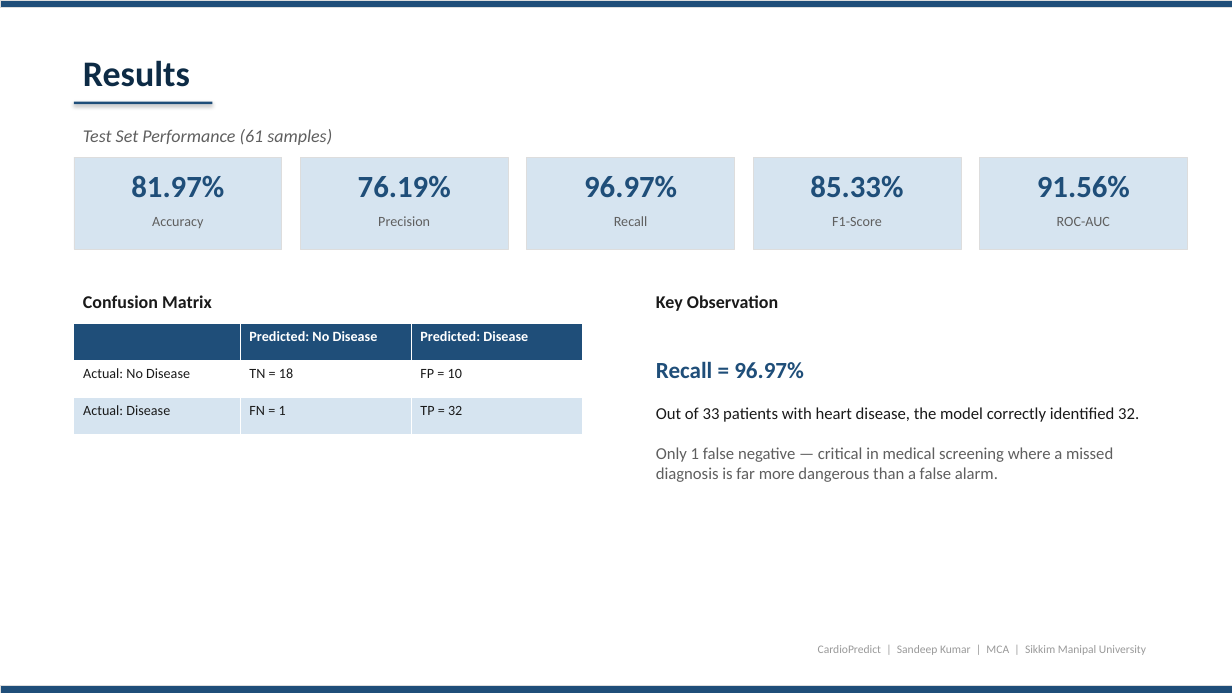
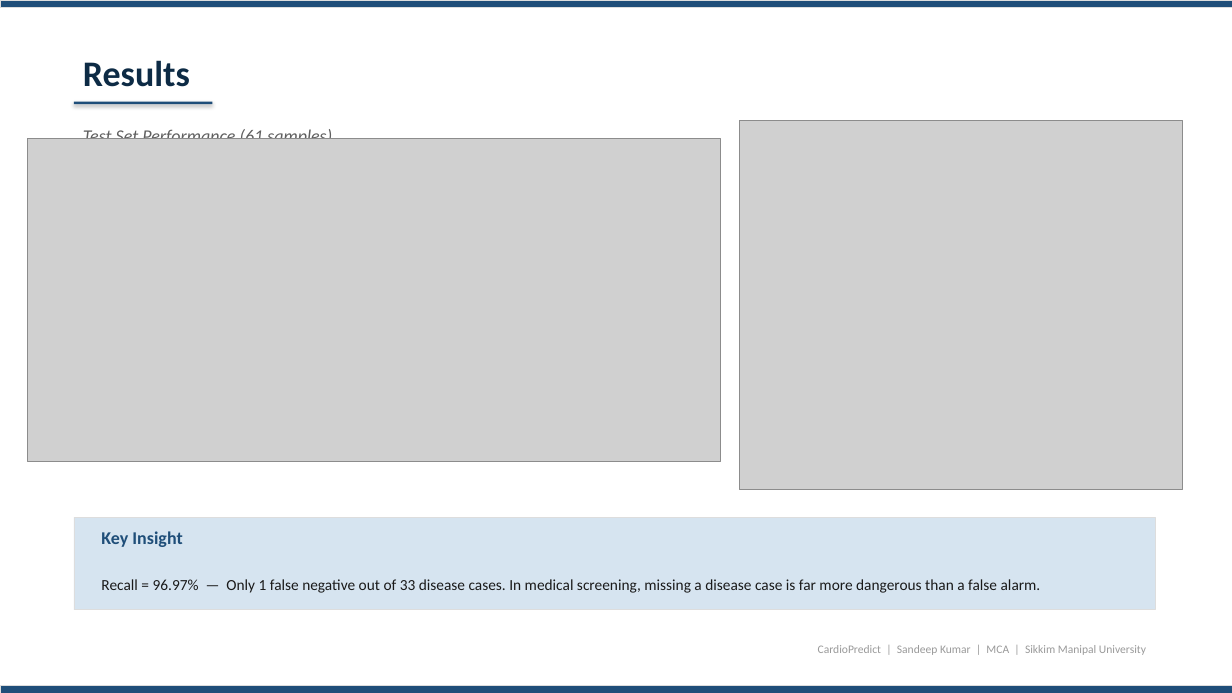
Before and after one commit to sandeeep-kr/HeartDiseaseProject, a slide deck: slide 8 of CardioPredict_Presentation.pptx. Drawn at 1232x693 pixels with LibreOffice and Linux fonts; fonts in the diff are those of the drawing; grey boxes stand for pictures. Boxes give left, top, right and bottom in pixels: in the first picture for what was removed or moved away, otherwise in the second. Text is boxed around its words. In the diff, an @@ line names an element or a change of style, - is before the commit and + after.

Commit message:
Enhanced PPT with bar charts, confusion matrix heatmap, feature importance chart, and app screenshots

```diff
--- a/CardioPredict_Presentation.pptx
+++ b/CardioPredict_Presentation.pptx
@@ picture added at [28, 139, 721, 462] @@
@@ text "Test Set Performance (61 samples)" rewrapped from [83, 129, 332, 145] to [83, 127, 332, 139] @@
@@ picture added at [739, 120, 1183, 490] @@
@@ rectangle removed at [74, 157, 282, 250] @@
@@ text removed at [131, 175, 224, 198] @@
-81.97%
@@ rectangle removed at [300, 157, 508, 250] @@
@@ text removed at [358, 175, 451, 197] @@
-76.19%
@@ rectangle removed at [527, 157, 735, 250] @@
@@ text removed at [584, 176, 677, 198] @@
-96.97%
@@ rectangle removed at [753, 157, 961, 250] @@
@@ text removed at [810, 175, 903, 197] @@
-85.33%
@@ rectangle removed at [980, 157, 1188, 250] @@
@@ text removed at [1037, 175, 1130, 197] @@
-91.56%
@@ text removed at [152, 217, 203, 228] @@
-Accuracy
@@ text removed at [378, 216, 430, 226] @@
-Precision
@@ text removed at [614, 216, 648, 226] @@
-Recall
@@ text removed at [832, 217, 882, 226] @@
-F1-Score
@@ text removed at [1057, 217, 1110, 226] @@
-ROC-AUC
@@ text removed at [83, 295, 212, 308] @@
-Confusion Matrix
@@ text removed at [656, 295, 778, 311] @@
-Key Observation
@@ table removed at [74, 323, 582, 434], 3 rows, 3 columns @@
- | Predicted: No Disease | Predicted: Disease
-Actual: No Disease | TN = 18 | FP = 10
-Actual: Disease | FN = 1 | TP = 32
@@ rectangle added at [74, 518, 1155, 610], fill #D6E4F0, outline #DDDDDD 0.5 pt @@
@@ text added at [101, 531, 182, 547], 14 pt, text #1F4E79, bold @@
+Key Insight
@@ text at [101, 579, 1041, 593]: text changed; size 13 to 12 pt; text colour #5F5F5F to #1A1A1A @@
-Recall = 96.97%
-Out of 33 patients with heart disease, the model correctly identified 32.
-Only 1 false negative — critical in medical screening where a missed diagnosis is far more dangerous than a false alarm.
+Recall = 96.97% — Only 1 false negative out of 33 disease cases. In medical screening, missing a disease case is far more dangerous than a false alarm.
```
Also in this commit, not shown: 10 other slides changed, 1 other file.
